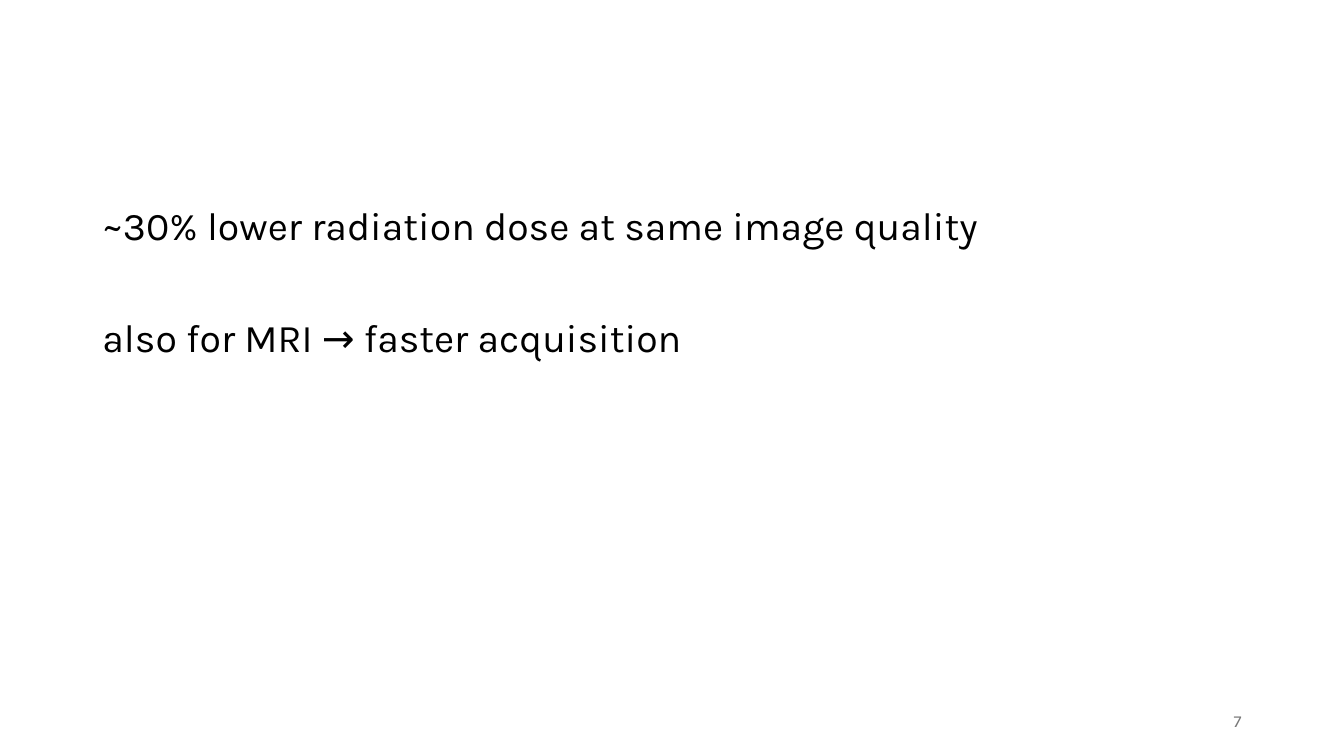
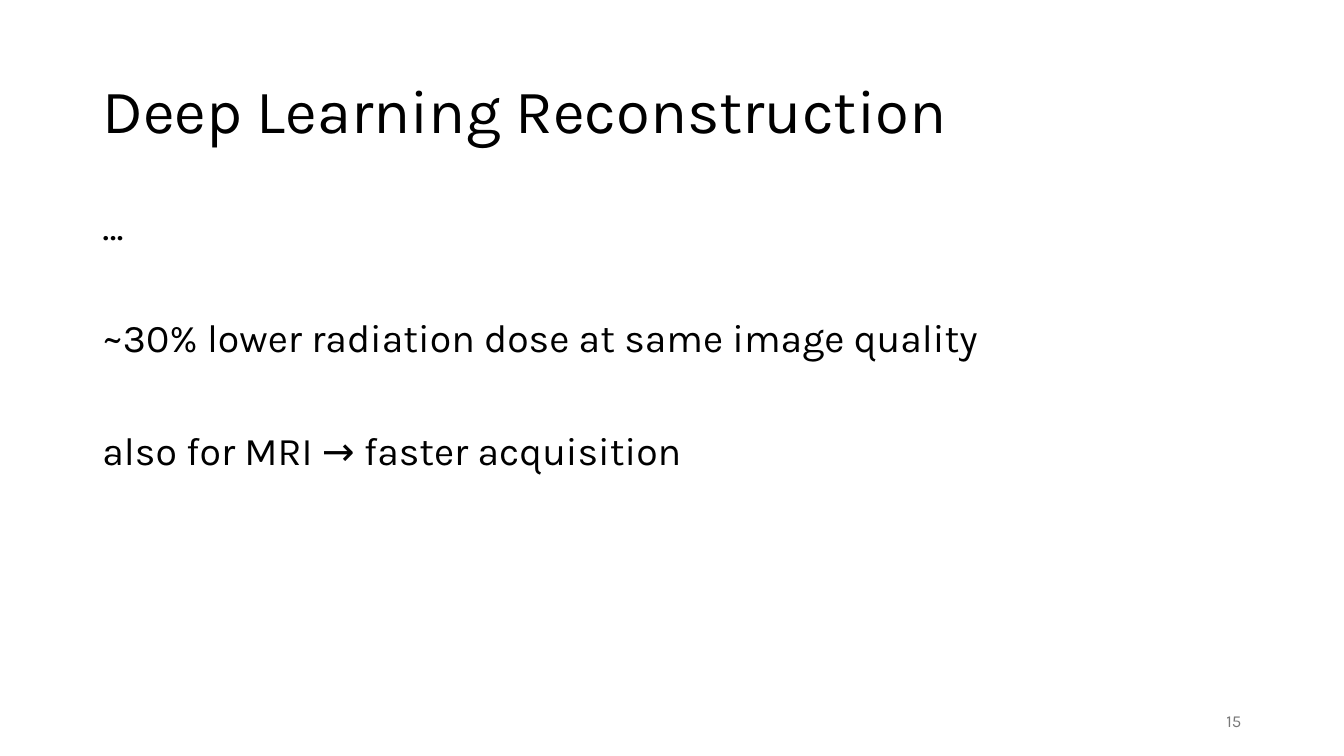
Before and after one commit to FelixWick/DL_images, a slide deck: slide 15 of slides/CT.pptx (slide 7 before the commit). Drawn at 1344x756 pixels with LibreOffice and Linux fonts; fonts in the diff are those of the drawing. Boxes give left, top, right and bottom in pixels: in the first picture for what was removed or moved away, otherwise in the second. Text is boxed around its words. In the diff, an @@ line names an element or a change of style, - is before the commit and + after.

```diff
--- a/slides/CT.pptx
+++ b/slides/CT.pptx
@@ title added at <box>102,90,946,148</box>, 44 pt, text #000000 @@
+Deep Learning Reconstruction
@@ text at <box>102,325,978,475</box>: paragraph added @@
+…
@@ page number at <box>1226,716,1241,727</box>: text changed @@
-7
+15
```
Also in this commit, not shown: 4 other slides changed, 8 slides added, 1 slide removed.
